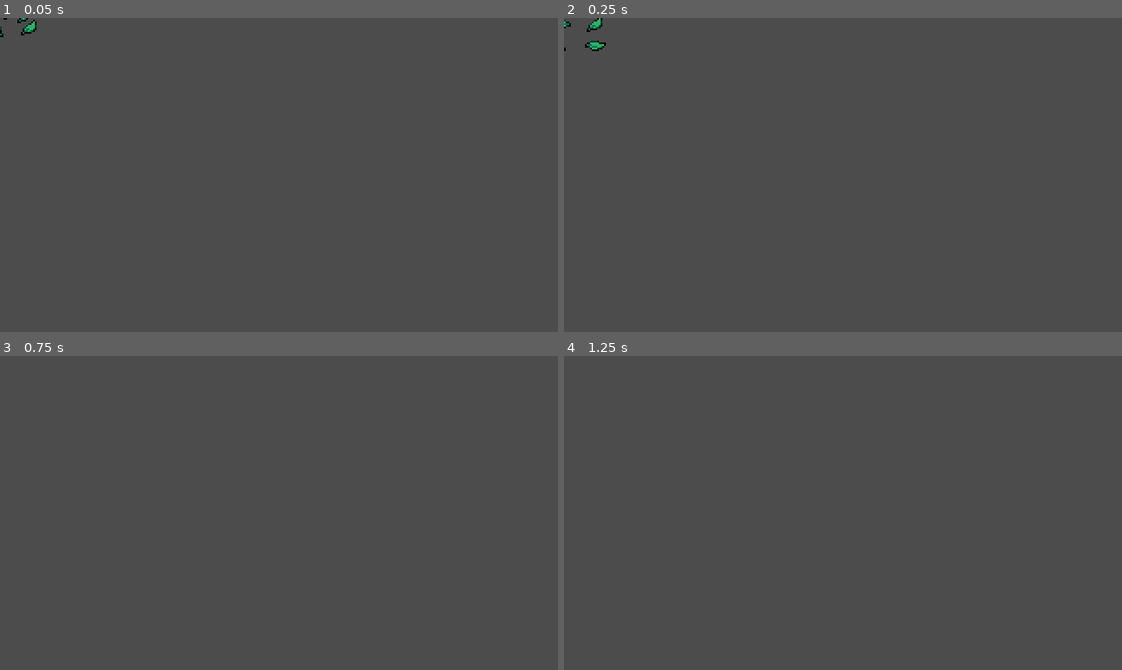
Above: before the commit, frames 1-4 (two rows, left to right).
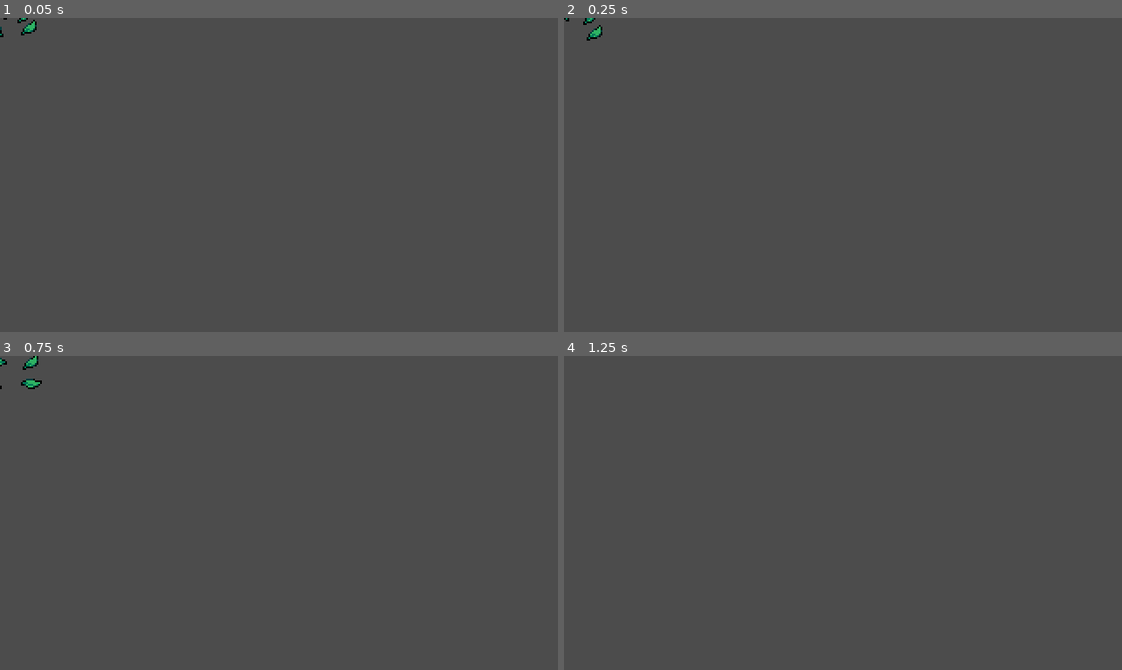
Above: after the commit, the same moments.

Repository: cahogg/Godot-2d-RPG-Project-Heartbeast
Game: Godot game, scene res://Scenes/WorldObjects/ForestObjects/Foilage/Grass/GrassEffect.tscn
Two runs of this game, one before a commit and one after it. Both use one fixed random seed, a clock stepped at 60 frames per second and the inputs below. This scene is started directly instead of the project's main scene.
Inputs (mouse positions are in pixels of both pictures, inside the frame that each line leads up to):
- Up to frame 1 (0.05 s): no input
- Up to frame 2 (0.25 s): no input
- Up to frame 3 (0.75 s): move the mouse to (401, 497) at 0.52 s; hold D (move_right) from 0.53 s (still down); tap Space (roll) at 0.6 s
- Up to frame 4 (1.25 s): keep holding D (move_right)

Frame 1 is identical in both runs. In frame 2, 0.3% of the frame differs, in the area x 0-8%, y 0-11%; in frame 3, 0.2%; in frame 4, nothing differs.

Commit message:
EP 15 FINISHED

Diff:
--- a/Scenes/Bodies/Enemies/Bat/Bat.gd
+++ b/Scenes/Bodies/Enemies/Bat/Bat.gd
@@ -1,4 +1,6 @@
 extends KinematicBody2D
+
+const EnemyDeathEffect = preload("res://Scenes/Bodies/Enemies/DeathEffect/EnemyDeathEffect.tscn")
 
 var knockback = Vector2.ZERO
 
@@ -15,3 +17,6 @@
 
 func _on_Stats_no_health():
 	queue_free()
+	var enemyDeathEffect = EnemyDeathEffect.instance()
+	get_parent().add_child(enemyDeathEffect)
+	enemyDeathEffect.global_position = global_position
--- a/Scenes/Bodies/Enemies/Bat/Bat.tscn
+++ b/Scenes/Bodies/Enemies/Bat/Bat.tscn
@@ -47,6 +47,7 @@
 
 [node name="AnimatedSprite" type="AnimatedSprite" parent="."]
 frames = SubResource( 6 )
+frame = 3
 playing = true
 offset = Vector2( 0, -12 )
 
--- /dev/null
+++ b/Scenes/Bodies/Enemies/DeathEffect/EnemyDeathEffect.tscn
@@ -0,0 +1,58 @@
+[gd_scene load_steps=14 format=2]
+
+[ext_resource path="res://Assets/Action RPG Resources/Effects/EnemyDeathEffect.png" type="Texture" id=1]
+[ext_resource path="res://Scenes/WorldObjects/ForestObjects/Foilage/Grass/Effect.gd" type="Script" id=2]
+
+[sub_resource type="AtlasTexture" id=1]
+atlas = ExtResource( 1 )
+region = Rect2( 0, 0, 32, 32 )
+
+[sub_resource type="AtlasTexture" id=2]
+atlas = ExtResource( 1 )
+region = Rect2( 32, 0, 32, 32 )
+
+[sub_resource type="AtlasTexture" id=3]
+atlas = ExtResource( 1 )
+region = Rect2( 64, 0, 32, 32 )
+
+[sub_resource type="AtlasTexture" id=4]
+atlas = ExtResource( 1 )
+region = Rect2( 96, 0, 32, 32 )
+
+[sub_resource type="AtlasTexture" id=5]
+atlas = ExtResource( 1 )
+region = Rect2( 128, 0, 32, 32 )
+
+[sub_resource type="AtlasTexture" id=6]
+atlas = ExtResource( 1 )
+region = Rect2( 160, 0, 32, 32 )
+
+[sub_resource type="AtlasTexture" id=7]
+atlas = ExtResource( 1 )
+region = Rect2( 192, 0, 32, 32 )
+
+[sub_resource type="AtlasTexture" id=8]
+atlas = ExtResource( 1 )
+region = Rect2( 224, 0, 32, 32 )
+
+[sub_resource type="AtlasTexture" id=9]
+atlas = ExtResource( 1 )
+region = Rect2( 256, 0, 32, 32 )
+
+[sub_resource type="AtlasTexture" id=10]
+atlas = ExtResource( 1 )
+region = Rect2( 288, 0, 32, 32 )
+
+[sub_resource type="SpriteFrames" id=11]
+animations = [ {
+"frames": [ SubResource( 1 ), SubResource( 2 ), SubResource( 3 ), SubResource( 4 ), SubResource( 5 ), SubResource( 6 ), SubResource( 7 ), SubResource( 8 ), SubResource( 9 ), SubResource( 10 ) ],
+"loop": false,
+"name": "Animate",
+"speed": 15.0
+} ]
+
+[node name="EnemyDeathEffect" type="AnimatedSprite"]
+frames = SubResource( 11 )
+animation = "Animate"
+offset = Vector2( 0, -8 )
+script = ExtResource( 2 )
--- a/Scenes/Bodies/Player/Player.gd
+++ b/Scenes/Bodies/Player/Player.gd
@@ -13,7 +13,7 @@
 
 var state = MOVE
 var velocity = Vector2.ZERO
-var roll_vector = Vector2.LEFT
+var roll_vector = Vector2.DOWN
 
 onready var animationPlayer = $AnimationPlayer
 onready var animationTree = $AnimationTree
--- a/Scenes/Bodies/Player/Player.tscn
+++ b/Scenes/Bodies/Player/Player.tscn
@@ -684,10 +684,10 @@
 tree_root = SubResource( 16 )
 anim_player = NodePath("../AnimationPlayer")
 parameters/playback = SubResource( 17 )
-parameters/Attack/blend_position = Vector2( -0.0123023, -0.00948286 )
-parameters/Idle/blend_position = Vector2( 0, 0 )
-parameters/Roll/blend_position = Vector2( -0.00608522, 0 )
-parameters/Run/blend_position = Vector2( 0, 0 )
+parameters/Attack/blend_position = Vector2( 0, 1 )
+parameters/Idle/blend_position = Vector2( 0, 1 )
+parameters/Roll/blend_position = Vector2( 0, 1 )
+parameters/Run/blend_position = Vector2( 0, 1 )
 
 [node name="HitBoxPivot" type="Position2D" parent="."]
 position = Vector2( 0, -4 )
--- /dev/null
+++ b/Scenes/WorldObjects/ForestObjects/Foilage/Grass/Effect.gd
@@ -0,0 +1,8 @@
+extends AnimatedSprite
+
+func _ready():
+	self.connect("animation_finished", self, "_on_animation_finished")
+	play("Animate")
+
+func _on_animation_finished():
+	queue_free()
--- a/Scenes/WorldObjects/ForestObjects/Foilage/Grass/Grass.gd
+++ b/Scenes/WorldObjects/ForestObjects/Foilage/Grass/Grass.gd
@@ -1,11 +1,10 @@
 extends Node2D
 
+const GrassEffect = preload ("res://Scenes/WorldObjects/ForestObjects/Foilage/Grass/GrassEffect.tscn")
 
 func create_grass_effect():
-	var GrassEffect = load("res://Scenes/WorldObjects/ForestObjects/Foilage/Grass/GrassEffect.tscn")
 	var grassEffect = GrassEffect.instance()
-	var world = get_tree().current_scene
-	world.add_child(grassEffect)
+	get_parent().add_child(grassEffect)
 	grassEffect.global_position = global_position
 
 func _on_HurtBox_area_entered(area):
--- a/Scenes/WorldObjects/ForestObjects/Foilage/Grass/GrassEffect.gd
+++ /dev/null
@@ -1,10 +0,0 @@
-extends Node2D
-
-onready var animatedSprite = $AnimatedSprite
-
-func _ready():
-	animatedSprite.frame = 0
-	animatedSprite.play("Animate")
-
-func _on_AnimatedSprite_animation_finished():
-	queue_free()
--- a/Scenes/WorldObjects/ForestObjects/Foilage/Grass/GrassEffect.tscn
+++ b/Scenes/WorldObjects/ForestObjects/Foilage/Grass/GrassEffect.tscn
@@ -1,6 +1,6 @@
 [gd_scene load_steps=9 format=2]
 
-[ext_resource path="res://Scenes/WorldObjects/ForestObjects/Foilage/Grass/GrassEffect.gd" type="Script" id=1]
+[ext_resource path="res://Scenes/WorldObjects/ForestObjects/Foilage/Grass/Effect.gd" type="Script" id=1]
 [ext_resource path="res://Assets/Action RPG Resources/Effects/GrassEffect.png" type="Texture" id=2]
 
 [sub_resource type="AtlasTexture" id=1]
@@ -28,17 +28,12 @@
 "frames": [ SubResource( 1 ), SubResource( 2 ), SubResource( 3 ), SubResource( 4 ), SubResource( 5 ) ],
 "loop": false,
 "name": "Animate",
-"speed": 15.0
+"speed": 5.0
 } ]
 
-[node name="GrassEffect" type="Node2D"]
-script = ExtResource( 1 )
-
-[node name="AnimatedSprite" type="AnimatedSprite" parent="."]
+[node name="GrassEffect" type="AnimatedSprite"]
 frames = SubResource( 6 )
 animation = "Animate"
-frame = 3
 centered = false
 offset = Vector2( -8, -8 )
-
-[connection signal="animation_finished" from="AnimatedSprite" to="." method="_on_AnimatedSprite_animation_finished"]
+script = ExtResource( 1 )
